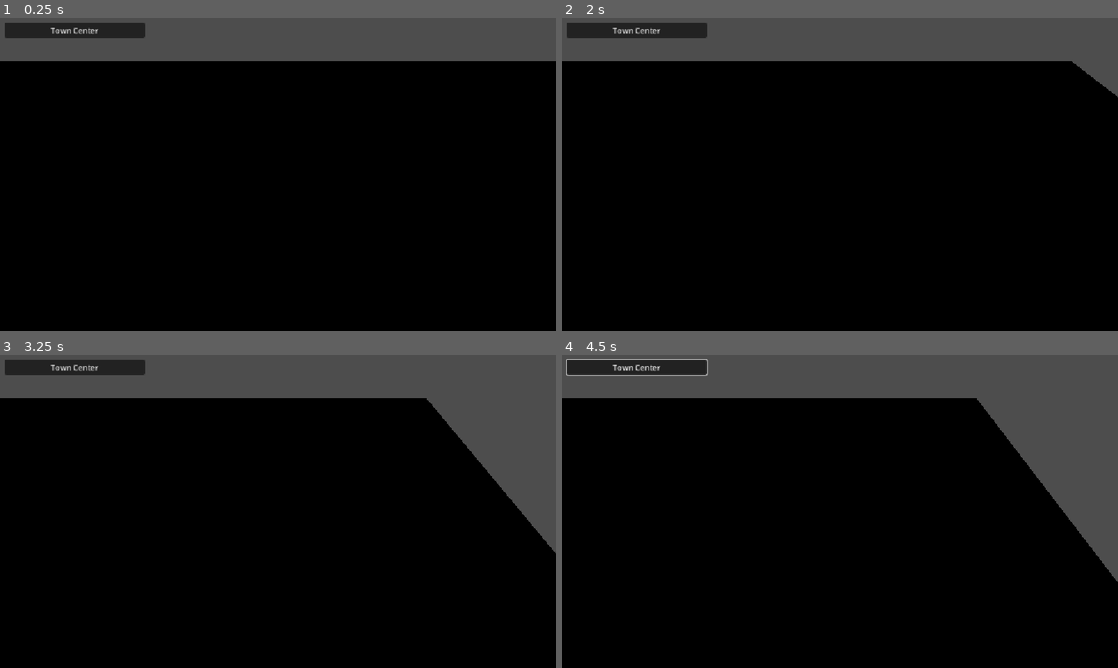
Above: before the commit, frames 1-4 (two rows, left to right).
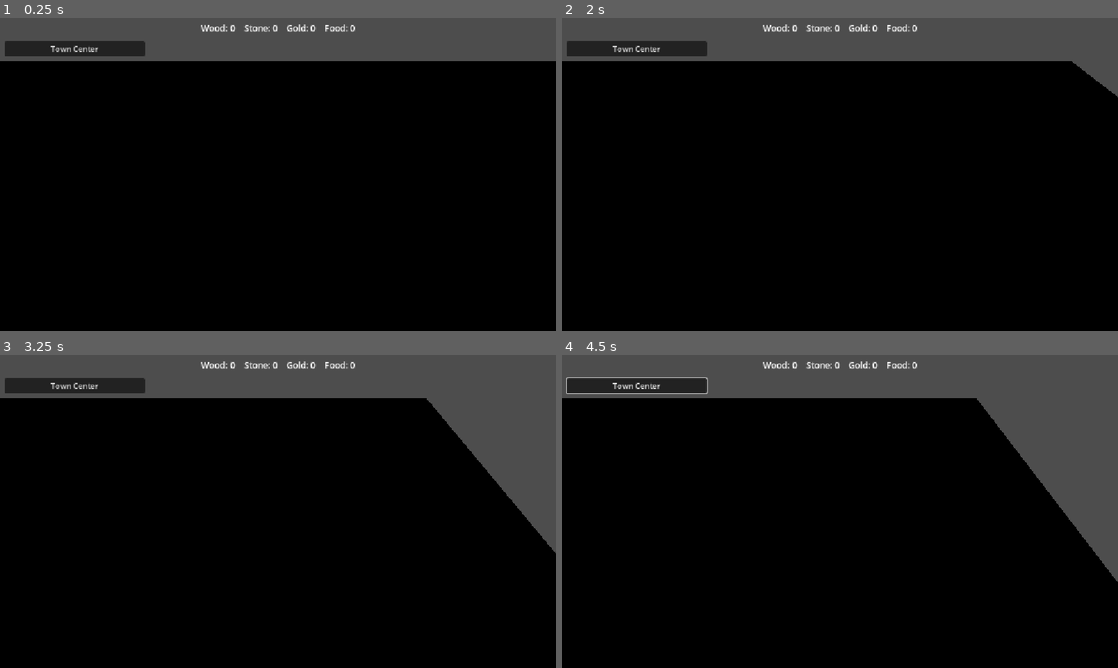
Above: after the commit, the same moments.

Repository: Ferrum-t/RTS-Game
Game: Godot game, scene res://Scenes/World/World.tscn
The game is run twice, just before and just after one commit, with the same random seed, the same clock (stepped at 60 frames per second) and the same inputs.
Inputs (mouse positions are in pixels of both pictures, inside the frame that each line leads up to):
- Up to frame 1 (0.25 s): no input
- Up to frame 2 (2 s): click "Town Center" at 0.5 s; tap Enter at 1.25 s; move the mouse to (962, 158) at 1.27 s; hold D (move_right) from 1.28 s (still down); click (962, 158) at 1.42 s
- Up to frame 3 (3.25 s): release D (move_right) at 2 s; drag from (166, 527) to (250, 574) at 2.02 s; move the mouse to (333, 442) at 2.77 s; hold D (move_right) from 2.78 s (still down)
- Up to frame 4 (4.5 s): release D (move_right) at 3.5 s; drag from (812, 574) to (673, 464) at 3.52 s; move the mouse to (1006, 558) at 4.27 s; hold Left (move_left) from 4.28 s (still down)

The runs differ from the first frame. In frame 1, 2.7% of the frame differs, in the area x 0-64%, y 1-13%; in frame 2, 2.7%; in frame 3, 2.7%; in frame 4, 2.9%.

Commit message:
Add player resource stockpile + top UI resource counter

Diff:
--- a/Scenes/UI/ui.tscn
+++ b/Scenes/UI/ui.tscn
@@ -1,20 +1,33 @@
 [gd_scene format=3 uid="uid://ctoqn17qfadcq"]
 
-[ext_resource type="Script" uid="uid://bnvw21bia35hh" path="res://Scripts/UI/BuildPanel.gd" id="1_ahcct"]
-[ext_resource type="Resource" uid="uid://dejikukq5sdm8" path="res://Data/BuildCatalog.tres" id="2_de23q"]
-[ext_resource type="PackedScene" uid="uid://dst5qm86nn0xq" path="res://Scenes/UI/BuildButton.tscn" id="3_c7mb3"]
+[ext_resource type="Script" path="res://Scripts/UI/BuildPanel.gd" id="1_ahcct"]
+[ext_resource type="Resource" path="res://Data/BuildCatalog.tres" id="2_de23q"]
+[ext_resource type="PackedScene" path="res://Scenes/UI/BuildButton.tscn" id="3_c7mb3"]
+[ext_resource type="Script" path="res://Scripts/UI/ResourceUI.gd" id="4_resui"]
 
-[node name="UI" type="CanvasLayer" unique_id=2121745724]
+[node name="UI" type="CanvasLayer"]
 
-[node name="BuildPanel" type="PanelContainer" parent="." unique_id=1136975507]
-anchors_preset = -1
+[node name="ResourceBar" type="Label" parent="."]
+anchors_preset = 10
+anchor_right = 1.0
+offset_left = 12.0
+offset_top = 8.0
+offset_right = -12.0
+offset_bottom = 36.0
+grow_horizontal = 2
+theme_override_font_sizes/font_size = 18
+text = "Wood: 0    Stone: 0    Gold: 0    Food: 0"
+horizontal_alignment = 1
+script = ExtResource("4_resui")
+
+[node name="BuildPanel" type="PanelContainer" parent="."]
 offset_left = 10.0
-offset_top = 10.0
+offset_top = 48.0
 offset_right = 300.0
-offset_bottom = 40.0
+offset_bottom = 78.0
 script = ExtResource("1_ahcct")
 build_catalog = ExtResource("2_de23q")
 build_button_scene = ExtResource("3_c7mb3")
 
-[node name="VBoxContainer" type="VBoxContainer" parent="BuildPanel" unique_id=126204340]
+[node name="VBoxContainer" type="VBoxContainer" parent="BuildPanel"]
 layout_mode = 2
--- /dev/null
+++ b/Scripts/Managers/ResourceManager.gd
@@ -0,0 +1,55 @@
+extends Node
+
+## Autoload singleton — player resource stockpile.
+## No class_name (avoids conflict with Autoload name).
+
+signal resources_changed
+
+var wood: int = 0
+var stone: int = 0
+var gold: int = 0
+var food: int = 0
+
+
+func add_wood(amount: int) -> void:
+	if amount <= 0:
+		return
+	wood += amount
+	resources_changed.emit()
+	print("Stockpile Wood: ", wood)
+
+
+func add_stone(amount: int) -> void:
+	if amount <= 0:
+		return
+	stone += amount
+	resources_changed.emit()
+
+
+func add_gold(amount: int) -> void:
+	if amount <= 0:
+		return
+	gold += amount
+	resources_changed.emit()
+
+
+func add_food(amount: int) -> void:
+	if amount <= 0:
+		return
+	food += amount
+	resources_changed.emit()
+
+
+func can_afford(wood_cost: int = 0, stone_cost: int = 0, gold_cost: int = 0, food_cost: int = 0) -> bool:
+	return wood >= wood_cost and stone >= stone_cost and gold >= gold_cost and food >= food_cost
+
+
+func spend(wood_cost: int = 0, stone_cost: int = 0, gold_cost: int = 0, food_cost: int = 0) -> bool:
+	if not can_afford(wood_cost, stone_cost, gold_cost, food_cost):
+		return false
+	wood -= wood_cost
+	stone -= stone_cost
+	gold -= gold_cost
+	food -= food_cost
+	resources_changed.emit()
+	return true
--- /dev/null
+++ b/Scripts/UI/ResourceUI.gd
@@ -0,0 +1,20 @@
+extends Label
+
+## Simple top-bar resource display.
+
+
+func _ready() -> void:
+	var rm := get_node_or_null("/root/ResourceManager")
+	if rm:
+		rm.resources_changed.connect(_on_resources_changed)
+		_on_resources_changed()
+	else:
+		text = "Wood: 0"
+		push_warning("ResourceManager not found")
+
+
+func _on_resources_changed() -> void:
+	var rm := get_node_or_null("/root/ResourceManager")
+	if rm == null:
+		return
+	text = "Wood: %d    Stone: %d    Gold: %d    Food: %d" % [rm.wood, rm.stone, rm.gold, rm.food]
--- a/Scripts/Units/BaseUnit.gd
+++ b/Scripts/Units/BaseUnit.gd
@@ -75,7 +75,6 @@
 
 
 func update_return(delta: float) -> void:
-	# Find Town Center if we don't have one yet
 	if return_target == null or not is_instance_valid(return_target):
 		var bm := get_node_or_null("/root/BuildingManager")
 		if bm:
@@ -89,21 +88,31 @@
 
 	var distance := global_position.distance_to(return_target.global_position)
 
-	# Move towards Town Center
 	if distance > deposit_distance:
 		move_target = return_target.global_position
 		movement.update(delta)
 		return
 
-	# Arrived — deposit resources
+	# Arrived — deposit into player stockpile
 	velocity = Vector3.ZERO
-	var deposited_wood := inventory.wood
+	var deposited_wood: int = inventory.wood
+	var deposited_stone: int = inventory.stone
+	var deposited_gold: int = inventory.gold
+	var deposited_food: int = inventory.food
+
 	inventory.clear()
+
+	var rm := get_node_or_null("/root/ResourceManager")
+	if rm:
+		rm.add_wood(deposited_wood)
+		rm.add_stone(deposited_stone)
+		rm.add_gold(deposited_gold)
+		rm.add_food(deposited_food)
+
 	print(name, " deposited ", deposited_wood, " wood at ", return_target.name)
 
 	return_target = null
 
-	# Go back to harvesting if we still have a resource target
 	if harvest_target != null and is_instance_valid(harvest_target):
 		unit_state = UnitState.HARVESTING
 	else:
--- a/project.godot
+++ b/project.godot
@@ -20,6 +20,7 @@
 UnitManager="*uid://dw3t811m6mq31"
 ConstructionManager="*uid://c24frt5x5ot3x"
 BuildingManager="*res://Scripts/Managers/BuildingManager.gd"
+ResourceManager="*res://Scripts/Managers/ResourceManager.gd"
 
 [display]
 
@@ -48,7 +49,7 @@
 }
 move_right={
 "deadzone": 0.2,
-"events": [Object(InputEventKey,"resource_local_to_scene":fa …(140 unchanged characters)… d":false,"keycode":0,"physical_keycode":4194321,"key_label":0,"unicode":0,"location":0,"echo":false,"script":null)
+"events": [Object(InputEventKey,"resource_local_to_scene":fa …(140 unchanged characters)… d":false,"keycode":0,"physical_keycode":68,"key_label":0,"unicode":0,"location":0,"echo":false,"script":null)
 , Object(InputEventKey,"resource_local_to_scene":false,"resource_name":"","device":16,"window_id":0,"alt_pressed":false …(181 unchanged characters)…
 ]
 }
